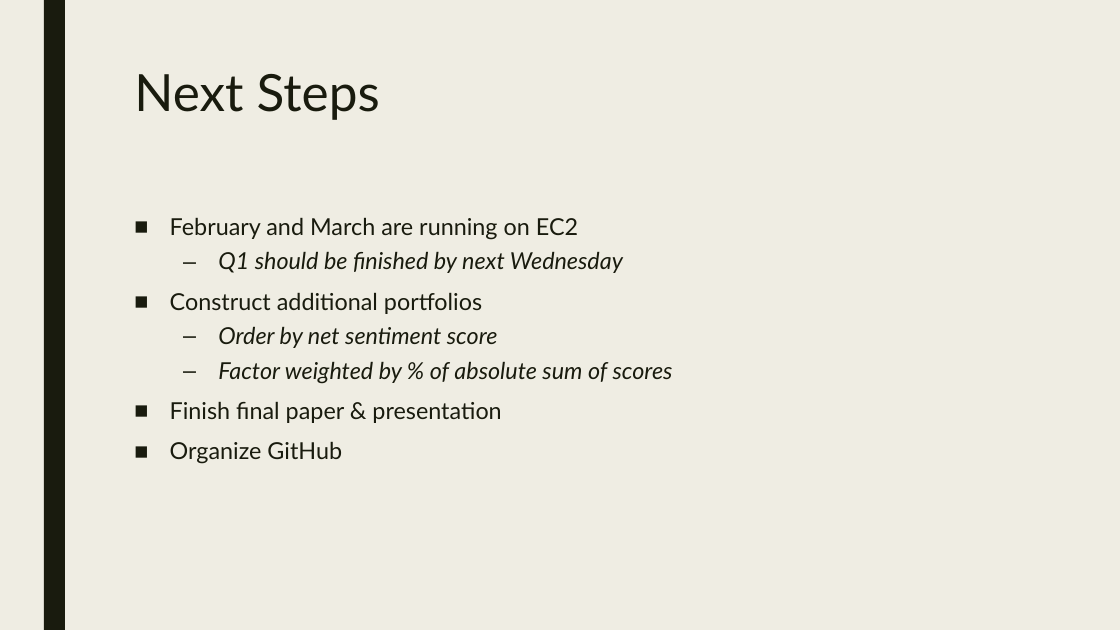
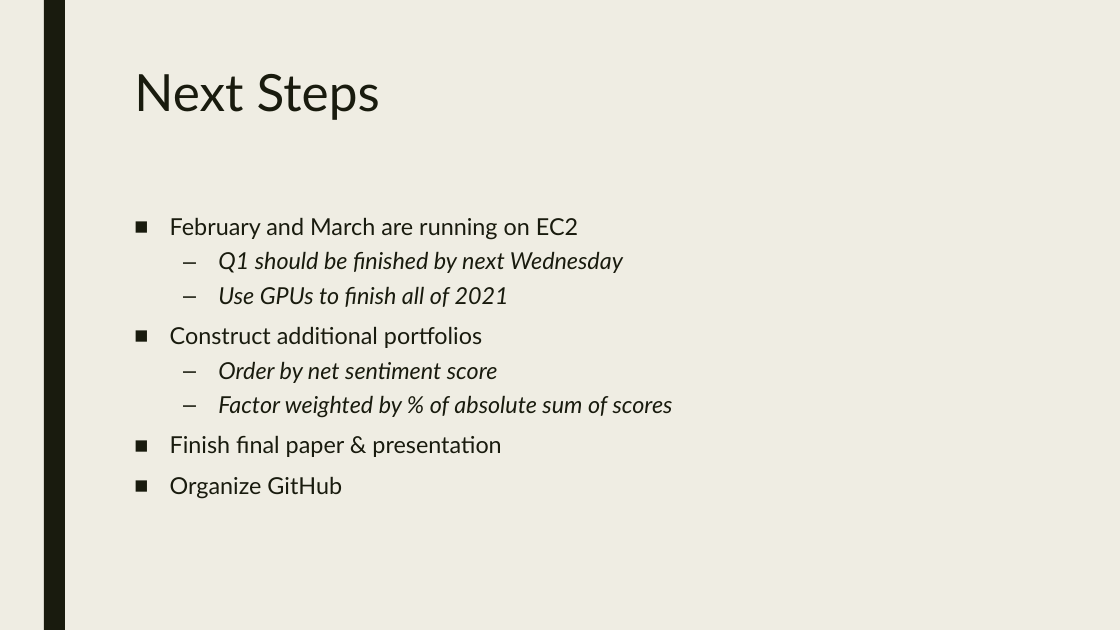
Before and after one commit to typaint/capstone, a slide deck: slide 5 of updates/update9.pptx. Drawn at 1120x630 pixels with LibreOffice and Linux fonts; fonts in the diff are those of the drawing. Boxes give left, top, right and bottom in pixels: in the first picture for what was removed or moved away, otherwise in the second. Text is boxed around its words. In the diff, an @@ line names an element or a change of style, - is before the commit and + after.

```diff
--- a/updates/update9.pptx
+++ b/updates/update9.pptx
@@ text at (x1=218, y1=286, x2=509, y2=307): paragraph added @@
+  – Use GPUs to finish all of 2021
```
Also in this commit, not shown: 2 other slides changed, 25 other files.
